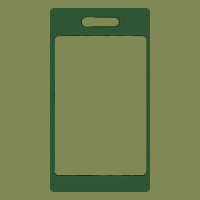
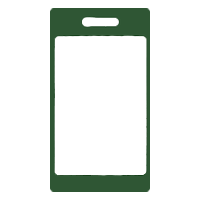
Before/after of a w=200, h=200 layered artwork. What changed in the layer stack:
removed layer "Lag 2" over [0, 0, 200, 200]
